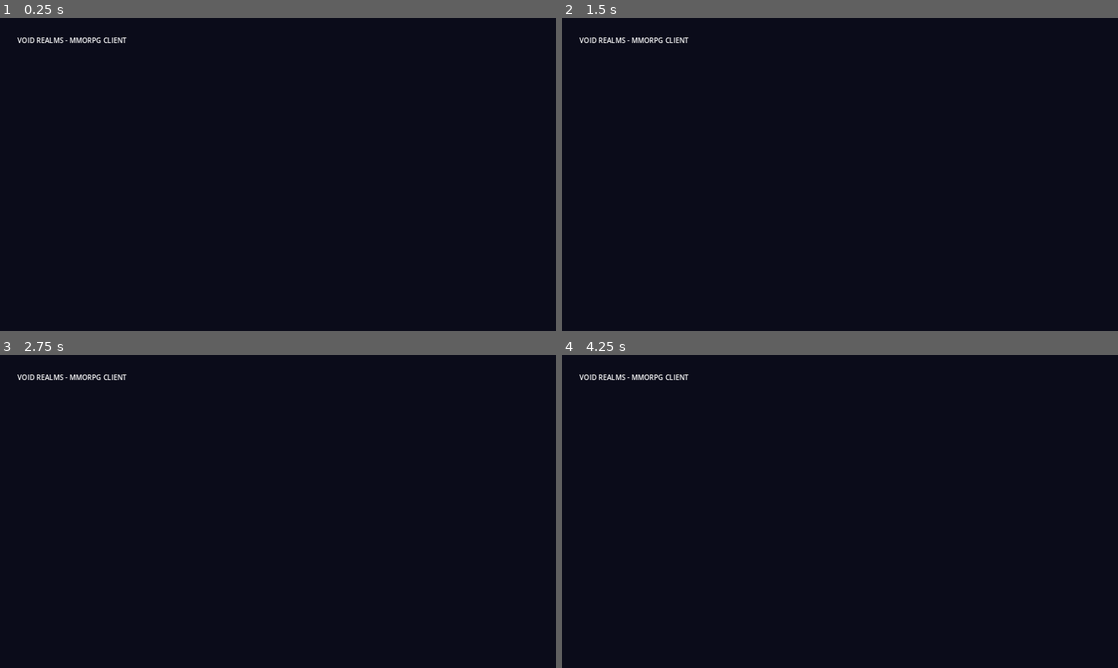
Above: before the commit, frames 1-4 (two rows, left to right).
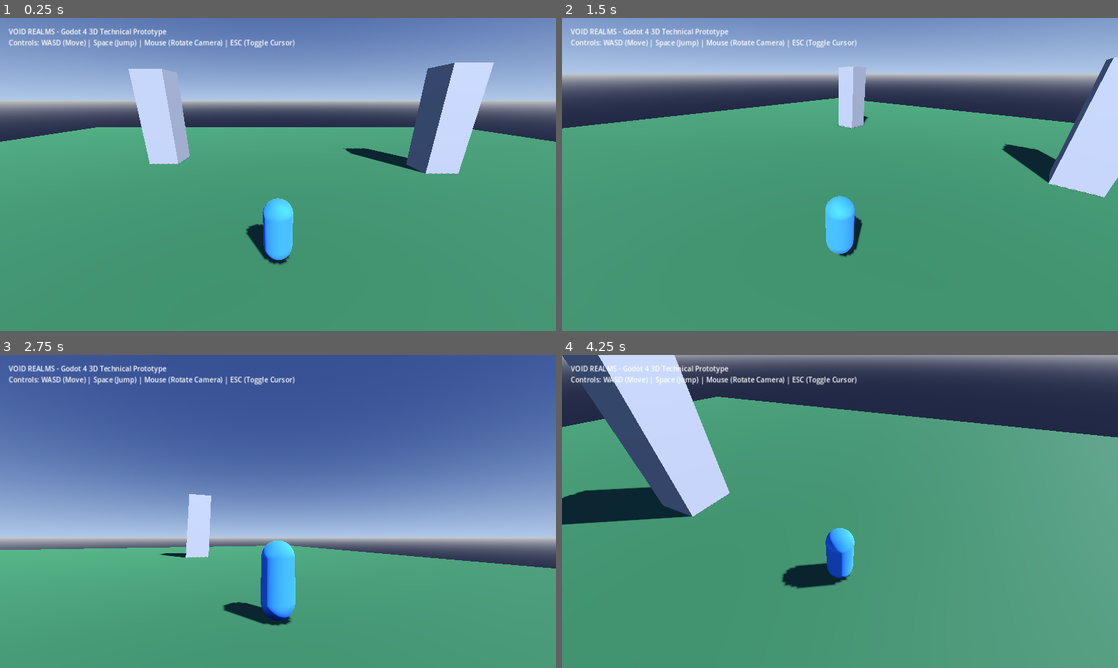
Above: after the commit, the same moments.

Repository: salihakilicer6-prog/Void-realms
Game: Godot game, scene res://scenes/Main3D.tscn
Same seed, same stepped clock (60 frames per second), same inputs: the game is played once before the commit and once after it. Before the commit the project starts from res://scenes/Main.tscn.
Inputs (mouse positions are in pixels of both pictures, inside the frame that each line leads up to):
- Up to frame 1 (0.25 s): no input
- Up to frame 2 (1.5 s): tap Enter (ui_accept) at 0.5 s; move the mouse to (962, 158) at 0.52 s; hold D (move_right, bound only after the commit) 0.53-1.28 s; tap Space (jump, bound only after the commit) at 0.6, 0.77, 1.07, 1.35 s; move the mouse to (728, 190) at 1.27 s; hold S (move_backward, bound only after the commit) from 1.28 s (still down)
- Up to frame 3 (2.75 s): tap Space (jump, bound only after the commit) at 1.52, 1.82, 2.1 s; move the mouse to (333, 442) at 2.02 s; release S (move_backward, bound only after the commit) at 2.03 s; hold D (move_right, bound only after the commit) from 2.03 s (still down)
- Up to frame 4 (4.25 s): move the mouse to (812, 574) at 2.77 s; release D (move_right, bound only after the commit) at 2.78 s; hold W (move_forward, bound only after the commit) 2.78-3.53 s; tap Space (jump, bound only after the commit) at 2.85, 3.02, 3.32, 3.6, 3.77, 4.07 s; move the mouse to (1006, 558) at 3.52 s; hold A (move_left, bound only after the commit) from 3.53 s (still down); tap Escape (ui_cancel) at 4.15 s

The runs differ from the first frame. In frame 1, 100% of the frame differs, in the area x 0-100%, y 0-100%; in frame 2, 100%; in frame 3, 100%; in frame 4, 99%.

Commit message:
Godot 4 3D Technical Prototype for VOID REALMS
- Created godot_client/scripts/character/Player3DController.gd with CharacterBody3D, WASD velocity calculation, jump, SpringArm3D third-person mouse camera rotation, and Android touch drag support.
- Created godot_client/scenes/Main3D.tscn with WorldEnvironment, DirectionalLight3D (shadows enabled), 3D ground, 3D pillars, 3D character, and UI text.
- Updated godot_client/project.godot to set main_scene to res://scenes/Main3D.tscn and added input map actions.
- Preserved existing server, Kotlin application, authentication, and security. Verified all unit tests and builds pass.

Co-authored-by: salihakilicer6-prog <240379350+salihakilicer6-prog@users.noreply.github.com>

Diff:
--- a/godot_client/project.godot
+++ b/godot_client/project.godot
@@ -8,7 +8,7 @@
 
 config/name="Void Realms"
 config/description="Massive Dark Fantasy Sci-Fi Online RPG Client"
-run/main_scene="res://scenes/Main.tscn"
+run/main_scene="res://scenes/Main3D.tscn"
 config/features=PackedStringArray("4.3", "Forward Plus")
 boot_splash/bg_color=Color(0.043, 0.047, 0.102, 1)
 
@@ -30,3 +30,31 @@
 [autoload]
 
 NetworkClient="*res://scripts/network/NetworkClient.gd"
+
+[input]
+
+move_forward={
+"deadzone": 0.5,
+"events": [Object(InputEventKey,"resource_local_to_scene":false,"resource_name":"","device":-1,"window_id":0,"alt_pressed":false,"shift_pressed":false,"ctrl_pressed":false,"meta_pressed":false,"pressed":false,"keycode":0,"physical_keycode":87,"key_label":0,"unicode":119,"location":0,"echo":false,"script":null)
+]
+}
+move_backward={
+"deadzone": 0.5,
+"events": [Object(InputEventKey,"resource_local_to_scene":false,"resource_name":"","device":-1,"window_id":0,"alt_pressed":false,"shift_pressed":false,"ctrl_pressed":false,"meta_pressed":false,"pressed":false,"keycode":0,"physical_keycode":83,"key_label":0,"unicode":115,"location":0,"echo":false,"script":null)
+]
+}
+move_left={
+"deadzone": 0.5,
+"events": [Object(InputEventKey,"resource_local_to_scene":false,"resource_name":"","device":-1,"window_id":0,"alt_pressed":false,"shift_pressed":false,"ctrl_pressed":false,"meta_pressed":false,"pressed":false,"keycode":0,"physical_keycode":65,"key_label":0,"unicode":97,"location":0,"echo":false,"script":null)
+]
+}
+move_right={
+"deadzone": 0.5,
+"events": [Object(InputEventKey,"resource_local_to_scene":false,"resource_name":"","device":-1,"window_id":0,"alt_pressed":false,"shift_pressed":false,"ctrl_pressed":false,"meta_pressed":false,"pressed":false,"keycode":0,"physical_keycode":68,"key_label":0,"unicode":100,"location":0,"echo":false,"script":null)
+]
+}
+jump={
+"deadzone": 0.5,
+"events": [Object(InputEventKey,"resource_local_to_scene":false,"resource_name":"","device":-1,"window_id":0,"alt_pressed":false,"shift_pressed":false,"ctrl_pressed":false,"meta_pressed":false,"pressed":false,"keycode":0,"physical_keycode":32,"key_label":0,"unicode":32,"location":0,"echo":false,"script":null)
+]
+}
--- /dev/null
+++ b/godot_client/scenes/Main3D.tscn
@@ -0,0 +1,103 @@
+[gd_scene load_steps=12 format=3 uid="uid://c3d_proto_001"]
+
+[ext_resource type="Script" path="res://scripts/character/Player3DController.gd" id="1_player_script"]
+
+[sub_resource type="ProceduralSkyMaterial" id="ProceduralSkyMaterial_sky"]
+sky_top_color = Color(0.18, 0.25, 0.45, 1)
+sky_horizon_color = Color(0.55, 0.65, 0.82, 1)
+ground_bottom_color = Color(0.12, 0.14, 0.22, 1)
+
+[sub_resource type="Sky" id="Sky_env"]
+sky_material = SubResource("ProceduralSkyMaterial_sky")
+
+[sub_resource type="Environment" id="Environment_world"]
+background_mode = 2
+sky = SubResource("Sky_env")
+ambient_light_source = 3
+ambient_light_color = Color(0.3, 0.35, 0.45, 1)
+tonemap_mode = 2
+
+[sub_resource type="BoxMesh" id="BoxMesh_ground"]
+size = Vector3(60, 1, 60)
+
+[sub_resource type="StandardMaterial3D" id="StandardMaterial3D_ground"]
+albedo_color = Color(0.18, 0.38, 0.22, 1)
+roughness = 0.8
+
+[sub_resource type="BoxShape3D" id="BoxShape3D_ground"]
+size = Vector3(60, 1, 60)
+
+[sub_resource type="CapsuleMesh" id="CapsuleMesh_player"]
+radius = 0.4
+height = 1.8
+
+[sub_resource type="StandardMaterial3D" id="StandardMaterial3D_player"]
+albedo_color = Color(0.2, 0.5, 0.9, 1)
+
+[sub_resource type="CapsuleShape3D" id="CapsuleShape3D_player"]
+radius = 0.4
+height = 1.8
+
+[sub_resource type="BoxMesh" id="BoxMesh_pillar"]
+size = Vector3(2, 6, 2)
+
+[node name="Main3D" type="Node3D"]
+
+[node name="WorldEnvironment" type="WorldEnvironment" parent="."]
+environment = SubResource("Environment_world")
+
+[node name="DirectionalLight3D" type="DirectionalLight3D" parent="."]
+transform = Transform3D(0.866, -0.353, 0.353, 0, 0.707, 0.707, -0.5, -0.612, 0.612, 0, 15, 0)
+shadow_enabled = true
+
+[node name="Ground" type="StaticBody3D" parent="."]
+transform = Transform3D(1, 0, 0, 0, 1, 0, 0, 0, 1, 0, -0.5, 0)
+
+[node name="MeshInstance3D" type="MeshInstance3D" parent="Ground"]
+mesh = SubResource("BoxMesh_ground")
+surface_material_override/0 = SubResource("StandardMaterial3D_ground")
+
+[node name="CollisionShape3D" type="CollisionShape3D" parent="Ground"]
+shape = SubResource("BoxShape3D_ground")
+
+[node name="Pillar1" type="StaticBody3D" parent="."]
+transform = Transform3D(1, 0, 0, 0, 1, 0, 0, 0, 1, -8, 3, -10)
+
+[node name="MeshInstance3D" type="MeshInstance3D" parent="Pillar1"]
+mesh = SubResource("BoxMesh_pillar")
+
+[node name="CollisionShape3D" type="CollisionShape3D" parent="Pillar1"]
+shape = SubResource("BoxShape3D_ground")
+
+[node name="Pillar2" type="StaticBody3D" parent="."]
+transform = Transform3D(1, 0, 0, 0, 1, 0, 0, 0, 1, 10, 3, -8)
+
+[node name="MeshInstance3D" type="MeshInstance3D" parent="Pillar2"]
+mesh = SubResource("BoxMesh_pillar")
+
+[node name="Player3D" type="CharacterBody3D" parent="."]
+transform = Transform3D(1, 0, 0, 0, 1, 0, 0, 0, 1, 0, 1, 0)
+script = ExtResource("1_player_script")
+
+[node name="MeshInstance3D" type="MeshInstance3D" parent="Player3D"]
+mesh = SubResource("CapsuleMesh_player")
+surface_material_override/0 = SubResource("StandardMaterial3D_player")
+
+[node name="CollisionShape3D" type="CollisionShape3D" parent="Player3D"]
+shape = SubResource("CapsuleShape3D_player")
+
+[node name="SpringArm3D" type="SpringArm3D" parent="Player3D"]
+transform = Transform3D(1, 0, 0, 0, 0.939693, 0.34202, 0, -0.34202, 0.939693, 0, 1.6, 0)
+spring_length = 5.0
+
+[node name="Camera3D" type="Camera3D" parent="Player3D/SpringArm3D"]
+
+[node name="UI" type="CanvasLayer" parent="."]
+
+[node name="InfoLabel" type="Label" parent="UI"]
+offset_left = 20.0
+offset_top = 20.0
+offset_right = 450.0
+offset_bottom = 100.0
+text = "VOID REALMS - Godot 4 3D Technical Prototype
+Controls: WASD (Move) | Space (Jump) | Mouse (Rotate Camera) | ESC (Toggle Cursor)"
--- /dev/null
+++ b/godot_client/scripts/character/Player3DController.gd
@@ -0,0 +1,78 @@
+# Godot 4 3D Character Controller for Technical Prototype (VOID REALMS)
+# Handles WASD keyboard movement, 3rd person mouse camera control, and Android touch support.
+
+extends CharacterBody3D
+class_name Player3DController
+
+@export var speed: float = 7.0
+@export var jump_velocity: float = 8.5
+@export var mouse_sensitivity: float = 0.003
+
+var gravity: float = ProjectSettings.get_setting("physics/3d/default_gravity", 9.8)
+
+@onready var spring_arm: SpringArm3D = $SpringArm3D
+@onready var mesh_instance: MeshInstance3D = $MeshInstance3D
+
+var touch_drag_vector := Vector2.ZERO
+var is_touch_active := false
+
+func _ready() -> void:
+	Input.set_mouse_mode(Input.MOUSE_MODE_CAPTURED)
+
+func _unhandled_input(event: InputEvent) -> void:
+	if event is InputEventMouseMotion and Input.get_mouse_mode() == Input.MOUSE_MODE_CAPTURED:
+		rotate_y(-event.relative.x * mouse_sensitivity)
+		if spring_arm:
+			spring_arm.rotate_x(-event.relative.y * mouse_sensitivity)
+			spring_arm.rotation.x = clamp(spring_arm.rotation.x, deg_to_rad(-75), deg_to_rad(30))
+
+	# Toggle mouse capture with ESC
+	if event.is_action_pressed("ui_cancel"):
+		if Input.get_mouse_mode() == Input.MOUSE_MODE_CAPTURED:
+			Input.set_mouse_mode(Input.MOUSE_MODE_VISIBLE)
+		else:
+			Input.set_mouse_mode(Input.MOUSE_MODE_CAPTURED)
+
+	# Android Touch Camera Orbit Support
+	if event is InputEventScreenDrag:
+		rotate_y(-event.relative.x * mouse_sensitivity * 1.5)
+		if spring_arm:
+			spring_arm.rotate_x(-event.relative.y * mouse_sensitivity * 1.5)
+			spring_arm.rotation.x = clamp(spring_arm.rotation.x, deg_to_rad(-75), deg_to_rad(30))
+
+func _physics_process(delta: float) -> void:
+	if not is_on_floor():
+		velocity.y -= gravity * delta
+
+	if Input.is_action_just_pressed("jump") and is_on_floor():
+		velocity.y = jump_velocity
+
+	# Get WASD or Touch Input
+	var input_dir = Vector2.ZERO
+	if Input.is_action_pressed("move_forward"):
+		input_dir.y -= 1.0
+	if Input.is_action_pressed("move_backward"):
+		input_dir.y += 1.0
+	if Input.is_action_pressed("move_left"):
+		input_dir.x -= 1.0
+	if Input.is_action_pressed("move_right"):
+		input_dir.x += 1.0
+
+	if touch_drag_vector != Vector2.ZERO:
+		input_dir = touch_drag_vector
+
+	input_dir = input_dir.normalized()
+
+	var direction = (transform.basis * Vector3(input_dir.x, 0, input_dir.y)).normalized()
+
+	if direction:
+		velocity.x = direction.x * speed
+		velocity.z = direction.z * speed
+	else:
+		velocity.x = move_toward(velocity.x, 0, speed)
+		velocity.z = move_toward(velocity.z, 0, speed)
+
+	move_and_slide()
+
+func set_touch_vector(vec: Vector2) -> void:
+	touch_drag_vector = vec
